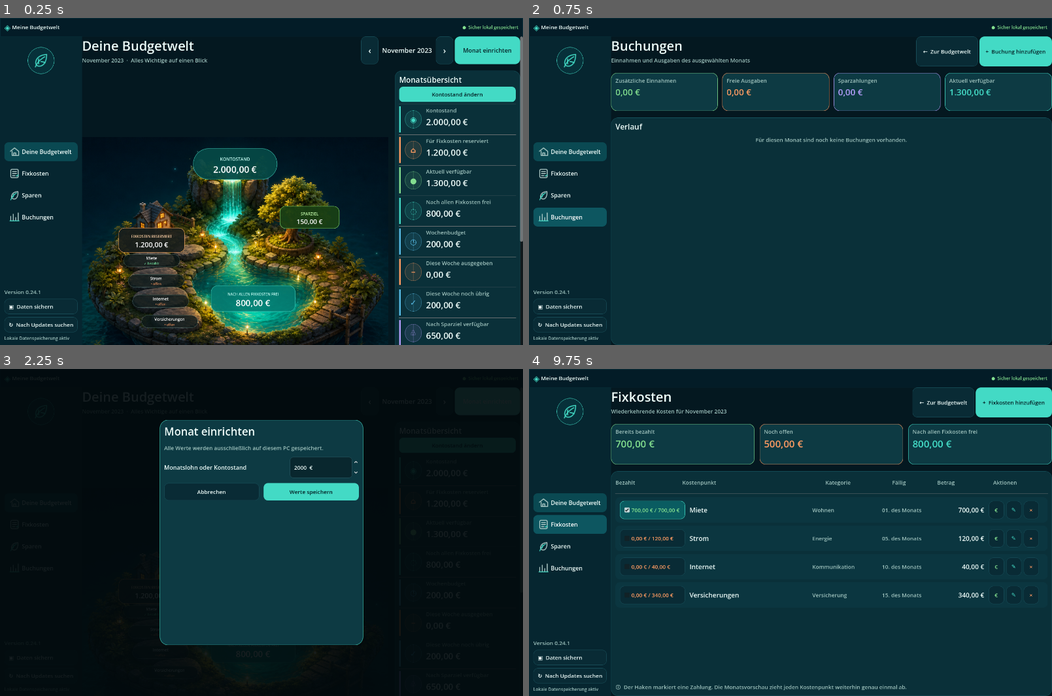
Above: before the commit, frames 1-4 (two rows, left to right).
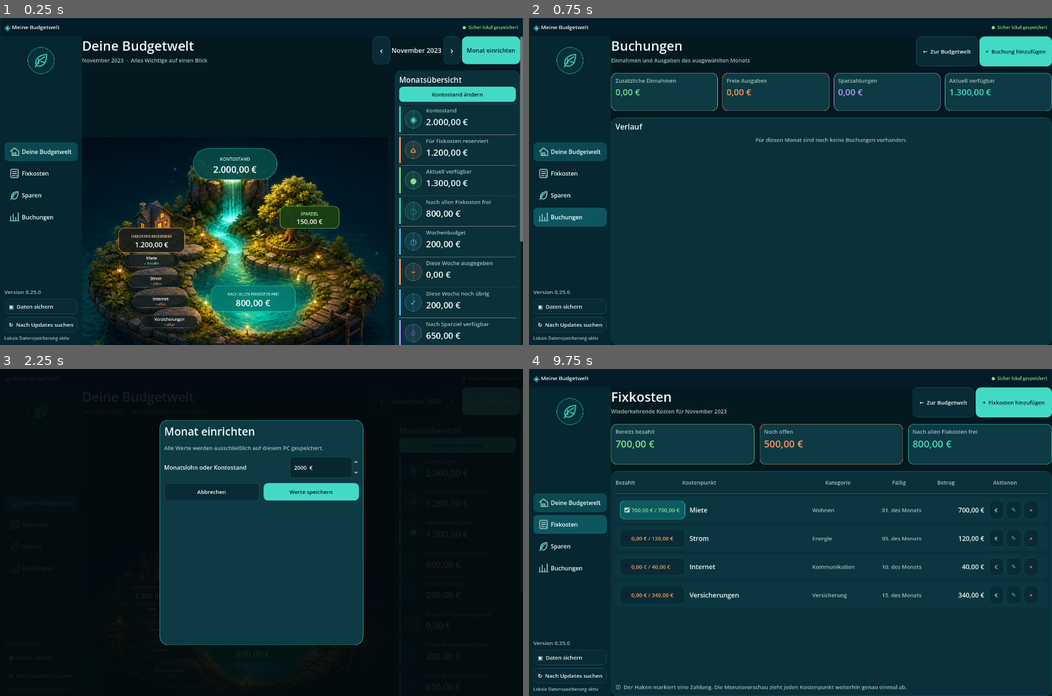
Above: after the commit, the same moments.

Repository: Liitschy/meine-budgetwelt
Game: Godot game, scene res://app/Main.tscn
Same seed, same stepped clock (60 frames per second), same inputs: the game is played once before the commit and once after it.
Inputs:
- Up to frame 1 (0.25 s): no input
- Up to frame 2 (0.75 s): click "Buchungen" at 0.5 s
- Up to frame 3 (2.25 s): click "Deine Budgetwelt" at 1.25 s; click "Monat einrichten" at 2 s
- Up to frame 4 (9.75 s): click "Fixkosten" at 2.75 s; click "Sparen" at 3.5 s; click "▣ Daten sichern" at 4.25 s; click "↻ Nach Updates suchen" at 5 s; click "‹" at 5.75 s; click "›" at 6.5 s; click "Kontostand ändern" at 7.25 s; click "Abbrechen" at 8 s; click "Deine Budgetwelt" at 8.75 s; click "Fixkosten" at 9.5 s

The runs differ from the first frame. In frame 1, 0.4% of the frame differs, in the area x 6-99%, y 5-85%; in frame 2, less than 0.1%; in frame 3, less than 0.1%; in frame 4, less than 0.1%.

Commit message:
Hochformat-Layout für die Web-App ergänzen

Diff:
--- a/app/main.gd
+++ b/app/main.gd
@@ -46,6 +46,9 @@
 var sidebar_panel: Control
 var mobile_navigation: Control
 var dashboard_header: BoxContainer
+var dashboard_title: Label
+var month_controls: HBoxContainer
+var month_edit_button: Button
 var dashboard_body: BoxContainer
 var week_cards: BoxContainer
 var summary_panel: Control
@@ -379,7 +382,9 @@
 	var panel := PanelContainer.new()
 	panel.custom_minimum_size.y = 104
 	panel.add_theme_stylebox_override("panel", _style(COLORS.panel, 17, Color("#15515b")))
-	var row := HBoxContainer.new()
+	var row := BoxContainer.new()
+	row.vertical = false
+	week_cards = row
 	row.add_theme_constant_override("separation", 10)
 	row.add_theme_constant_override("margin_left", 18)
 	row.add_theme_constant_override("margin_right", 18)
@@ -425,41 +430,49 @@
 
 func _build_mobile_navigation() -> Control:
 	var panel := PanelContainer.new()
-	panel.custom_minimum_size.y = 64
+	panel.custom_minimum_size.y = 102
 	panel.add_theme_stylebox_override("panel", _style(COLORS.sidebar, 0))
 
+	var column := VBoxContainer.new()
+	column.add_theme_constant_override("separation", 4)
+	panel.add_child(column)
+
+	var brand := Label.new()
+	brand.text = "✦  Meine Budgetwelt"
+	brand.horizontal_alignment = HORIZONTAL_ALIGNMENT_CENTER
+	brand.add_theme_font_size_override("font_size", 16)
+	brand.add_theme_color_override("font_color", COLORS.text)
+	column.add_child(brand)
+
 	var row := HBoxContainer.new()
-	row.add_theme_constant_override("separation", 8)
-	panel.add_child(row)
-
-	var brand := Label.new()
-	brand.text = "✦  Budget"
-	brand.size_flags_horizontal = Control.SIZE_EXPAND_FILL
-	brand.add_theme_font_size_override("font_size", 19)
-	brand.add_theme_color_override("font_color", COLORS.text)
-	row.add_child(brand)
+	row.add_theme_constant_override("separation", 4)
+	column.add_child(row)
 
 	var dashboard_button := Button.new()
-	dashboard_button.text = "Budgetwelt"
+	dashboard_button.text = "Welt"
 	dashboard_button.custom_minimum_size.y = 44
+	dashboard_button.size_flags_horizontal = Control.SIZE_EXPAND_FILL
 	dashboard_button.pressed.connect(_show_page.bind("dashboard"))
 	row.add_child(dashboard_button)
 
 	var costs_button := Button.new()
 	costs_button.text = "Fixkosten"
 	costs_button.custom_minimum_size.y = 44
+	costs_button.size_flags_horizontal = Control.SIZE_EXPAND_FILL
 	costs_button.pressed.connect(_show_page.bind("fixed_costs"))
 	row.add_child(costs_button)
 
 	var savings_button := Button.new()
 	savings_button.text = "Sparen"
 	savings_button.custom_minimum_size.y = 44
+	savings_button.size_flags_horizontal = Control.SIZE_EXPAND_FILL
 	savings_button.pressed.connect(_show_page.bind("savings"))
 	row.add_child(savings_button)
 
 	var bookings_button := Button.new()
-	bookings_button.text = "Buchungen"
+	bookings_button.text = "Buchen"
 	bookings_button.custom_minimum_size.y = 44
+	bookings_button.size_flags_horizontal = Control.SIZE_EXPAND_FILL
 	bookings_button.pressed.connect(_show_page.bind("transactions"))
 	row.add_child(bookings_button)
 	return panel
@@ -565,6 +578,7 @@
 	var titles := VBoxContainer.new()
 	var title := Label.new()
 	title.text = "Deine Budgetwelt"
+	dashboard_title = title
 	title.add_theme_font_override("font", display_font)
 	title.add_theme_font_size_override("font_size", 36)
 	title.add_theme_color_override("font_color", COLORS.text)
@@ -582,22 +596,26 @@
 	spacer.size_flags_horizontal = Control.SIZE_EXPAND_FILL
 	row.add_child(spacer)
 
+	month_controls = HBoxContainer.new()
+	month_controls.add_theme_constant_override("separation", 4)
+	row.add_child(month_controls)
+
 	var previous_month := Button.new()
 	previous_month.text = "‹"
 	previous_month.tooltip_text = "Vorheriger Monat"
 	previous_month.custom_minimum_size = Vector2(48, 48)
 	previous_month.add_theme_font_size_override("font_size", 24)
 	previous_month.pressed.connect(_request_month_change.bind(-1))
-	row.add_child(previous_month)
+	month_controls.add_child(previous_month)
 
 	var current_month := Label.new()
 	current_month.text = "Monat"
-	current_month.custom_minimum_size.x = 150
+	current_month.custom_minimum_size.x = 130
 	current_month.horizontal_alignment = HORIZONTAL_ALIGNMENT_CENTER
 	current_month.add_theme_font_size_override("font_size", 18)
 	current_month.add_theme_color_override("font_color", COLORS.text)
 	month_selector_label = current_month
-	row.add_child(current_month)
+	month_controls.add_child(current_month)
 
 	var next_month := Button.new()
 	next_month.text = "›"
@@ -605,17 +623,18 @@
 	next_month.custom_minimum_size = Vector2(48, 48)
 	next_month.add_theme_font_size_override("font_size", 24)
 	next_month.pressed.connect(_request_month_change.bind(1))
-	row.add_child(next_month)
+	month_controls.add_child(next_month)
 
 	var edit_button := Button.new()
 	edit_button.text = "Monat einrichten"
-	edit_button.custom_minimum_size = Vector2(180, 48)
+	edit_button.custom_minimum_size = Vector2(160, 48)
+	month_edit_button = edit_button
 	edit_button.add_theme_font_size_override("font_size", 16)
 	edit_button.add_theme_color_override("font_color", Color("#042226"))
 	edit_button.add_theme_stylebox_override("normal", _style(COLORS.accent, 14))
 	edit_button.add_theme_stylebox_override("hover", _style(Color("#6ce8d7"), 14))
 	edit_button.pressed.connect(_open_setup)
-	row.add_child(edit_button)
+	month_controls.add_child(edit_button)
 
 	return row
 
@@ -3073,6 +3092,14 @@
 	sidebar_panel.visible = not compact
 	mobile_navigation.visible = compact
 	dashboard_header.vertical = compact
+	if is_instance_valid(dashboard_title):
+		dashboard_title.add_theme_font_size_override("font_size", 29 if compact else 36)
+	if is_instance_valid(month_selector_label):
+		month_selector_label.custom_minimum_size.x = 98 if compact else 130
+		month_selector_label.add_theme_font_size_override("font_size", 15 if compact else 18)
+	if is_instance_valid(month_edit_button):
+		month_edit_button.text = "Einrichten" if compact else "Monat einrichten"
+		month_edit_button.custom_minimum_size.x = 104 if compact else 160
 	dashboard_body.vertical = stacked_content
 	if is_instance_valid(week_cards):
 		week_cards.vertical = compact
@@ -3081,7 +3108,7 @@
 	fixed_list_header.visible = not compact
 
 	world_view.custom_minimum_size = (
-		Vector2(0, 390) if compact
+		Vector2(0, 340) if compact
 		else Vector2(0, 500) if stacked_content
 		else Vector2(700, clampf(size.y - 260.0, 620.0, 900.0))
 	)
--- a/project.godot
+++ b/project.godot
@@ -7,7 +7,7 @@
 
 config/name="Budget & Wocheneinkauf"
 config/description="Einfache lokale Budgetplanung"
-config/version="0.24.1"
+config/version="0.25.0"
 config/icon="res://assets/app_icon.svg"
 run/main_scene="res://app/Main.tscn"
 
Not shown, changed: export_presets.cfg
